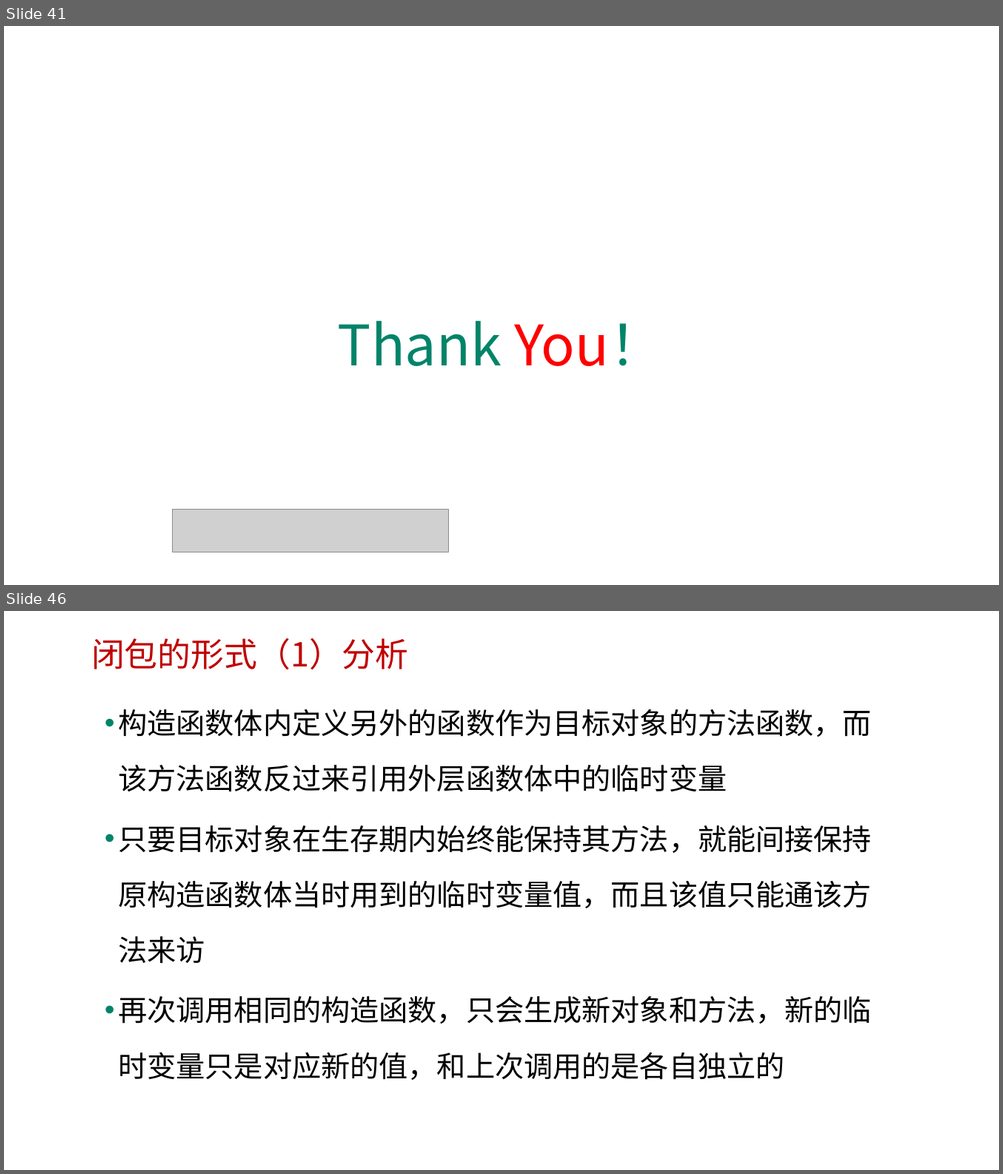
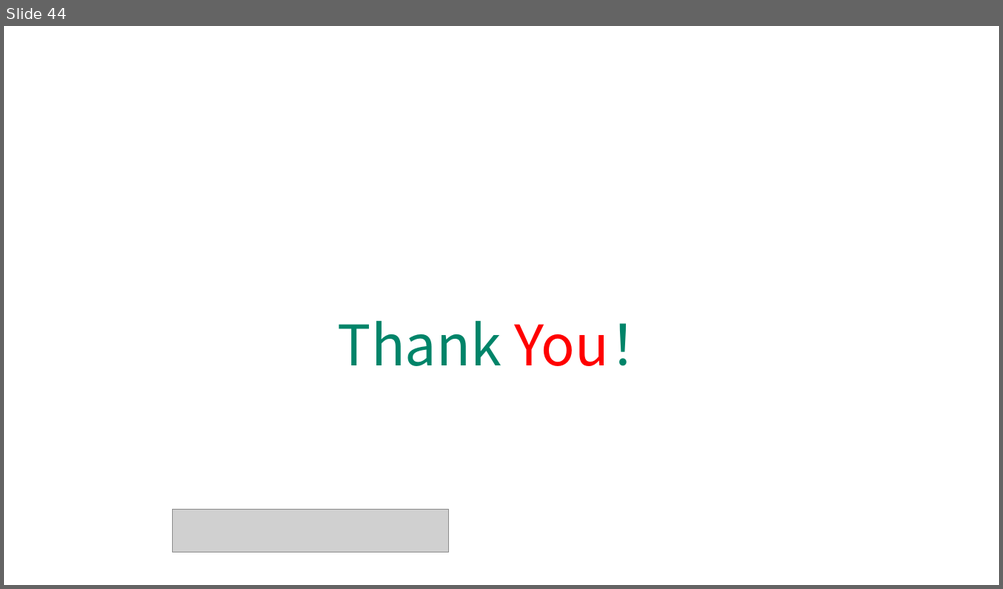
Before and after one commit to edu2act/course-javascript-advanced, a slide deck: 课程PPT/05.JavaScript函数进阶二.pptx. Shown one above the other, each under a label of ours: slides 41 and 46 before the commit, slide 44 after it; the slides between them are not shown. The pictures are 1003x1174 and 1003x589 pixels, drawn with LibreOffice and Linux fonts; fonts in the diff are those of the drawing; grey boxes stand for pictures; background and template pictures are left out. Boxes give left, top, right and bottom in pixels: in the first picture for what was removed or moved away, otherwise in the second. Text is boxed around its words. In the diff, an @@ line names an element or a change of style, - is before the commit and + after.

```diff
--- a/课程PPT/05.JavaScript函数进阶二.pptx
+++ b/课程PPT/05.JavaScript函数进阶二.pptx
@@ slide 46 removed at (x1=4, y1=611, x2=999, y2=1170), background picture (left out) @@
@@ text removed at (x1=91, y1=638, x2=408, y2=669) @@
-闭包的形式（1）分析
@@ text removed at (x1=118, y1=709, x2=871, y2=1080) @@
-• 构造函数体内定义另外的函数作为目标对象的方法函数，而该方法函数反过来引用外层函数体中的临时变量
-• 只要目标对象在生存期内始终能保持其方法，就能间接保持原构造函数体当时用到的临时变量值，而且该值只能通该方法来访
-• 再次调用相同的构造函数，只会生成新对象和方法，新的临时变量只是对应新的值，和上次调用的是各自独立的
@@ what was slide 41 is now slide 44 @@
```
Also in this commit, not shown: 7 slides changed, 5 slides added, 14 other slides removed, 8 other files.
